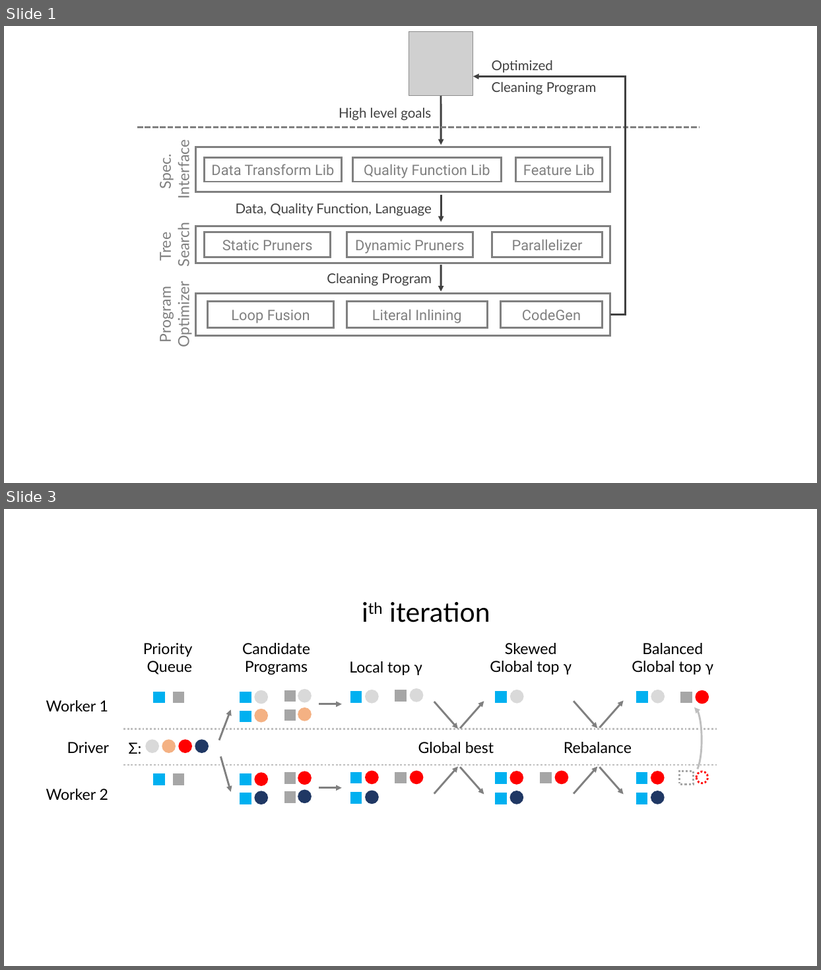
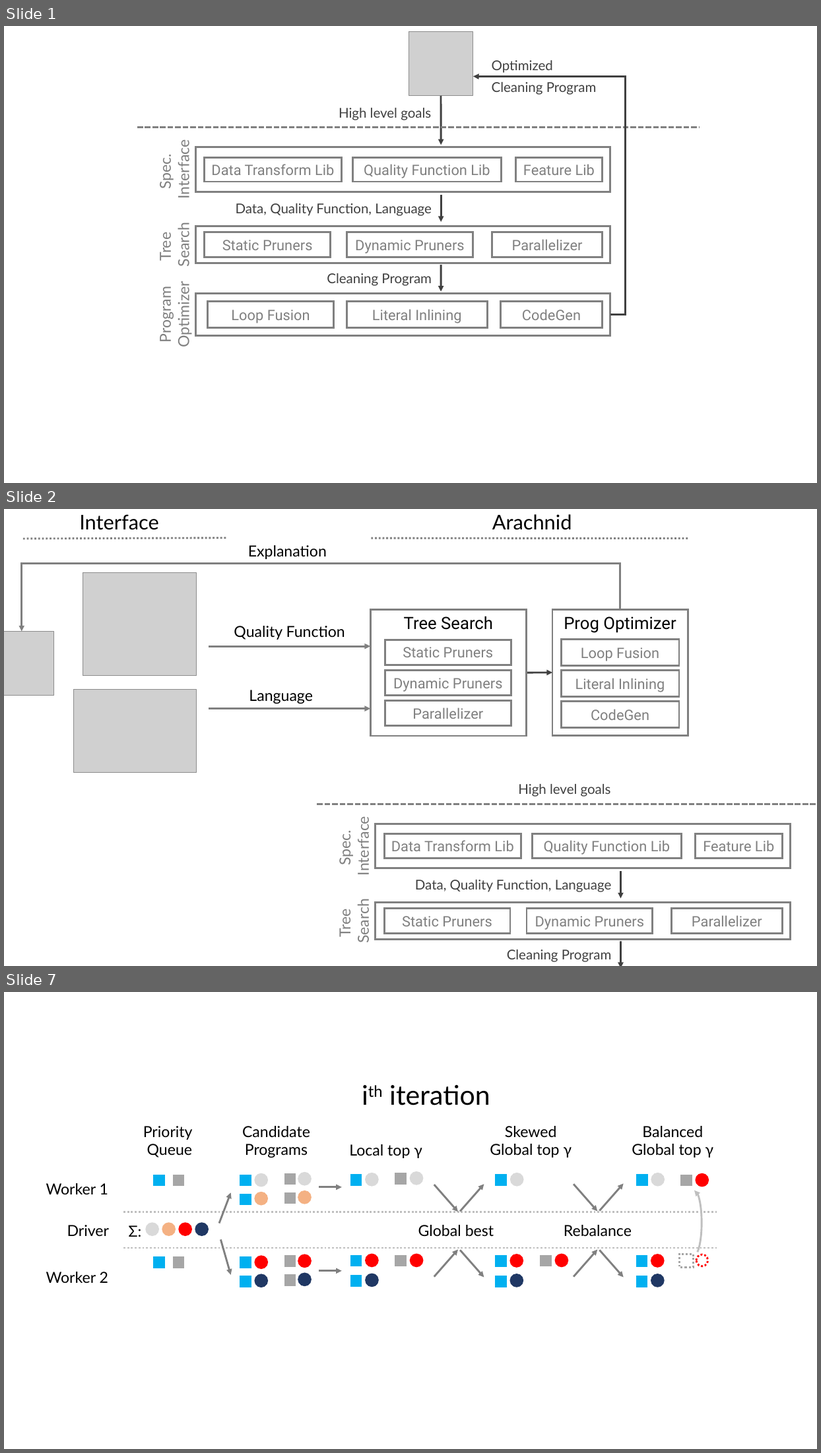
Before and after one commit to sjyk/arachnida, a slide deck: figures/figs.pptx. Shown one above the other, each under a label of ours: slides 1 and 3 before the commit, slides 1, 2 and 7 after it; the slides between them are not shown. The pictures are 821x970 and 821x1453 pixels, drawn with LibreOffice and Linux fonts; fonts in the diff are those of the drawing; grey boxes stand for pictures. Boxes give left, top, right and bottom in pixels: in the first picture for what was removed or moved away, otherwise in the second. Text is boxed around its words. In the diff, an @@ line names an element or a change of style, - is before the commit and + after.

```diff
--- a/figures/figs.pptx
+++ b/figures/figs.pptx
@@ slide 2 added at (4,509,817,966), background #FFFFFF @@
@@ text added at (79,514,159,530), 24 pt, text #000000 @@
+Interface
@@ text added at (492,514,572,530), 24 pt, text #000000 @@
+Arachnid
@@ line added from (226, 537) to (22, 539), #808080 2.25 pt dashed @@
@@ text added at (248,545,327,559), 18 pt, text #000000 @@
+Explanation
@@ line added from (688, 538) to (370, 538), #808080 2.25 pt dashed @@
@@ elbow arrow added from (620, 609) to (22, 632), #808080 2.25 pt @@
@@ picture added at (83,573,196,675) @@
@@ text added at (234,626,345,640), 18 pt, text #000000 @@
+Quality Function
@@ picture added at (4,632,54,696) @@
@@ arrow added from (209, 646) to (370, 646), #808080 2.25 pt @@
@@ picture added at (73,690,197,772) @@
@@ text added at (249,690,313,704), 18 pt, text #000000 @@
+Language
@@ group added at (370,609,688,737): 8 rectangles, 1 arrow @@
+Prog Optimizer
+Loop Fusion
+Literal Inlining
+CodeGen
+Tree Search
+Static Pruners
+Dynamic Pruners
+Parallelizer
@@ arrow added from (209, 709) to (370, 709), #808080 2.25 pt @@
@@ text added at (518,784,611,797), 16 pt, text #404040 @@
+High level goals
@@ line added from (317, 804) to (817, 804), #808080 2.25 pt dashed @@
@@ text added at (335,823,372,874), 18 pt, text #808080 @@
+Spec.
+Interface
@@ rectangle added at (376,824,790,868), fill #FFFFFF, outline #808080 2.25 pt @@
@@ rectangle added at (385,834,521,859), fill #FFFFFF, outline #808080 2.25 pt, 17 pt, text #808080 @@
+Data Transform Lib
@@ rectangle added at (532,834,681,859), fill #FFFFFF, outline #808080 2.25 pt, 17 pt, text #808080 @@
+Quality Function Lib
@@ rectangle added at (696,834,783,859), fill #FFFFFF, outline #808080 2.25 pt, 17 pt, text #808080 @@
+Feature Lib
@@ text added at (415,880,612,892), 16 pt, text #404040 @@
+Data, Quality Function, Language
@@ arrow added from (620, 871) to (620, 899), #404040 2.25 pt @@
@@ text added at (335,903,372,943), 18 pt, text #808080 @@
+Tree
+Search
@@ rectangle added at (376,903,790,940), fill #FFFFFF, outline #808080 2.25 pt @@
@@ rectangle added at (385,909,510,934), fill #FFFFFF, outline #808080 2.25 pt, 17 pt, text #808080 @@
+Static Pruners
@@ rectangle added at (527,909,652,934), fill #FFFFFF, outline #808080 2.25 pt, 17 pt, text #808080 @@
+Dynamic Pruners
@@ rectangle added at (672,909,782,934), fill #FFFFFF, outline #808080 2.25 pt, 17 pt, text #808080 @@
+Parallelizer
@@ arrow added from (620, 941) to (620, 966), #404040 2.25 pt @@
@@ text added at (507,950,612,962), 16 pt, text #404040 @@
+Cleaning Program
@@ what was slide 3 is now slide 7 @@
```
Also in this commit, not shown: 1 slide changed, 3 other slides added, 7 other files.
